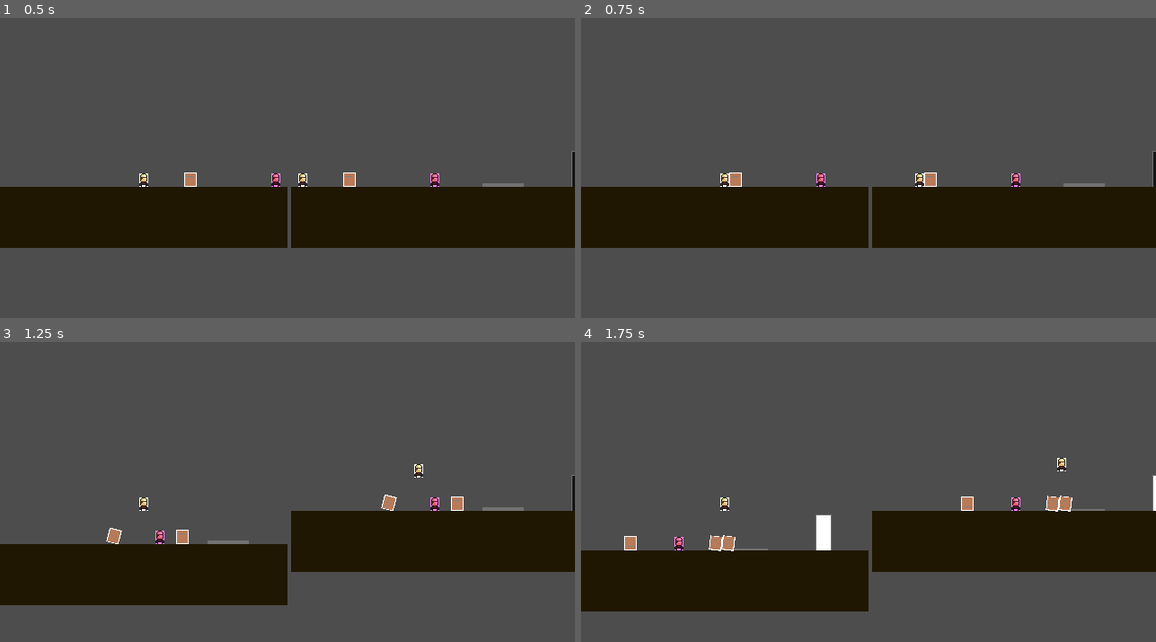
Above: before the commit, frames 1-4 (two rows, left to right).
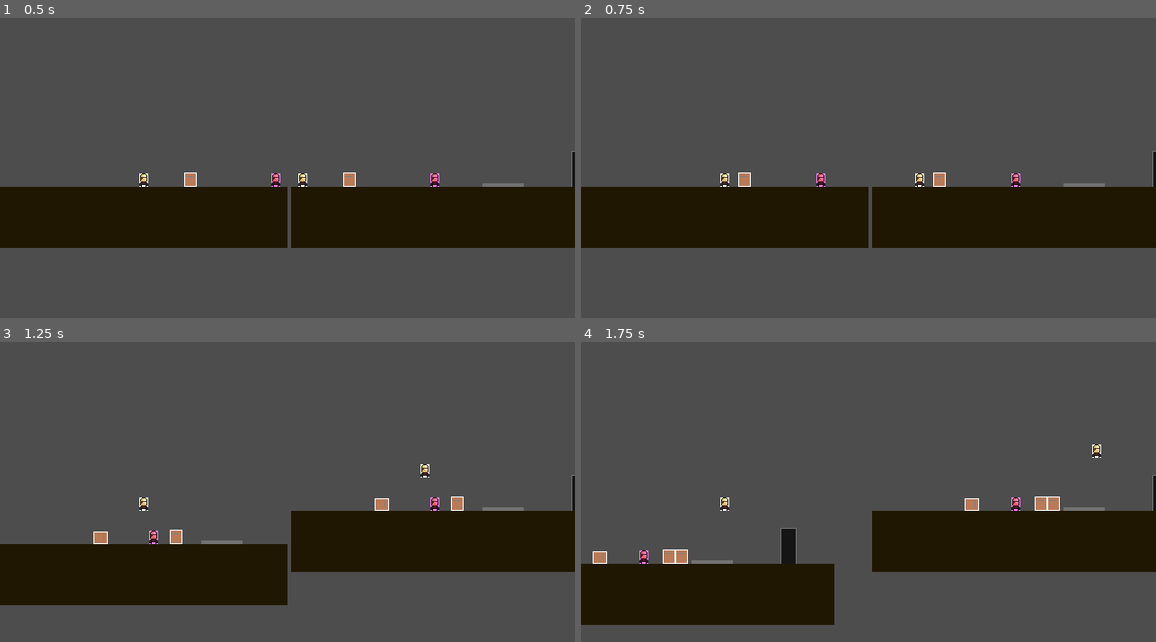
Above: after the commit, the same moments.

Repository: Darr3n2GG/Puzzle-Knights-2P-
Game: Godot game, scene res://Scenes/splitscreen.tscn
The game is run twice, just before and just after one commit, with the same random seed, the same clock (stepped at 60 frames per second) and the same inputs.
Inputs:
- Up to frame 1 (0.5 s): no input
- Up to frame 2 (0.75 s): hold D (1Right) from 0.53 s (still down); tap S (1Attack) at 0.6 s
- Up to frame 3 (1.25 s): keep holding D (1Right); tap W (1Up) at 0.77 s; tap Down (2Place) at 0.8 s
- Up to frame 4 (1.75 s): keep holding D (1Right); tap Down (2Place) at 1.35 s; tap W (1Up) at 1.52 s; tap S (1Attack) at 1.55 s

Frame 1 is identical in both runs. In frame 2, 0.3% of the frame differs, in the area x 25-64%, y 51-57%; in frame 3, 0.7%; in frame 4, 6.6%, in the area x 0-100%, y 34-95%.
Error after the commit: Parse Error: Could not find type "Attack" in the current scope. (res://Creature/Health)

Commit message:
Update
+components (not completed)
+knockback function

Diff:
--- a/Characters/Players/Player.gd
+++ b/Characters/Players/Player.gd
@@ -88,11 +88,12 @@
 
 
 func attack(attack_damage : int):
-	if controls.player_index == 0: #haha bug fixed
+	if controls.player_index == 0:
 		if Input.is_action_just_pressed("1Attack"):
 			global.damage = attack_damage #Easier to modify the damage
+			global.knockback = 10 * direction
 			global.p1_attacking = true
-			$Timers/IsAttacking.start() #Will be changed to disable/enable the hurtbox according to animation
+			$Timers/IsAttacking.start() #Currently a place holder code
 
 func _on_player_win(index):
 #	print("on the way")
--- a/Creature/Dummy.gd
+++ b/Creature/Dummy.gd
@@ -26,7 +26,8 @@
 func damaged():
 	if p1_attackzone and global.p1_attacking:
 		if can_damaged:
-			health = health - global.damage
+			health -= global.damage
+			global_position.x += global.knockback
 			$Damaged_CD.start()
 			can_damaged = false
 			print("Stop vandalism! Barrel health: ", health)
--- a/Creature/Dummy.tscn
+++ b/Creature/Dummy.tscn
@@ -1,7 +1,9 @@
-[gd_scene load_steps=5 format=3 uid="uid://djo7kll4eugwk"]
+[gd_scene load_steps=7 format=3 uid="uid://djo7kll4eugwk"]
 
 [ext_resource type="Script" path="res://Creature/Dummy.gd" id="1_1ub1h"]
 [ext_resource type="Texture2D" uid="uid://cl7s3d0qedkgl" path="res://Creature/Barrel.png" id="2_7m75l"]
+[ext_resource type="Script" path="res://Creature/Health Component.gd" id="3_2hqev"]
+[ext_resource type="Script" path="res://Creature/HitboxComponent.gd" id="4_6a01x"]
 
 [sub_resource type="RectangleShape2D" id="RectangleShape2D_wu1b8"]
 size = Vector2(14, 16)
@@ -35,6 +37,13 @@
 wait_time = 0.5
 one_shot = true
 
+[node name="HealthComponent" type="Node2D" parent="."]
+script = ExtResource("3_2hqev")
+MaxHealth = null
+
+[node name="HitboxComponent" type="Area2D" parent="."]
+script = ExtResource("4_6a01x")
+
 [connection signal="body_entered" from="Area2D" to="." method="_on_hitbox_body_entered"]
 [connection signal="body_exited" from="Area2D" to="." method="_on_hitbox_body_exited"]
 [connection signal="timeout" from="Damaged_CD" to="." method="_on_damaged_cd_timeout"]
--- /dev/null
+++ b/Creature/Health Component.gd
@@ -0,0 +1,14 @@
+extends Node2D
+class_name Com_HP
+
+@export var MaxHealth = 10
+var health : int
+
+
+func _ready():
+	health = MaxHealth
+
+func damage(attack:Attack): #Bruh I need to watch another video to know how to fix this, worst tutorial ever
+	health -= attack.attack_damage
+	if health <= 0:
+		get_parent().queue_free()
--- /dev/null
+++ b/Creature/HitboxComponent.gd
@@ -0,0 +1,9 @@
+extends Area2D
+
+@export var hc : Com_HP  #I declared but could not find it?
+
+
+
+func damage(attack:Attack): #Same thing again
+	if hc:
+		hc.damage(attack)
--- a/Resources/Attack.gd
+++ b/Resources/Attack.gd
@@ -3,3 +3,4 @@
 #This scirpt is always loaded. The variable here is for determine player's attack.
 var p1_attacking = false
 var damage : int
+var knockback : int
